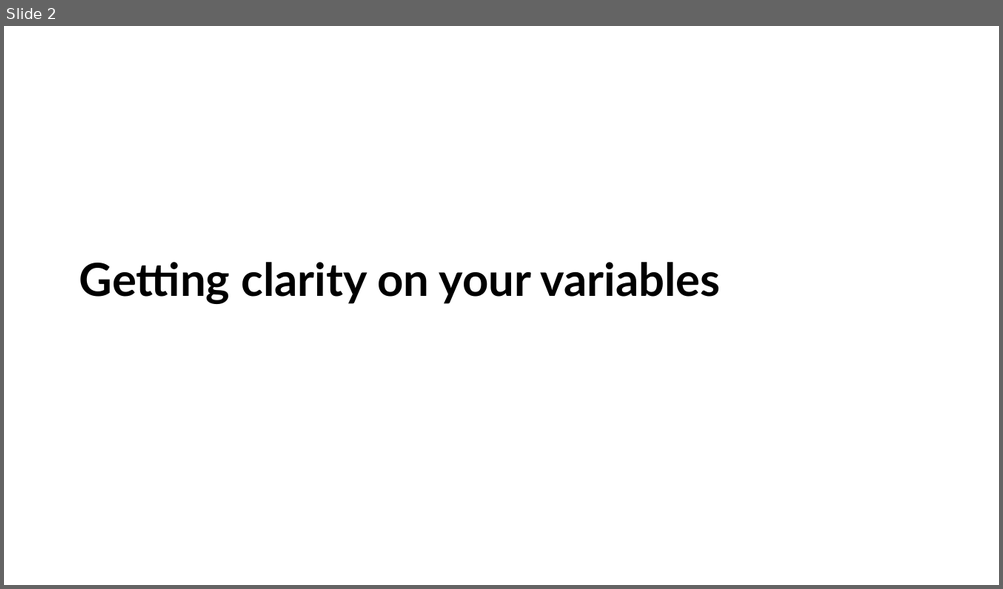
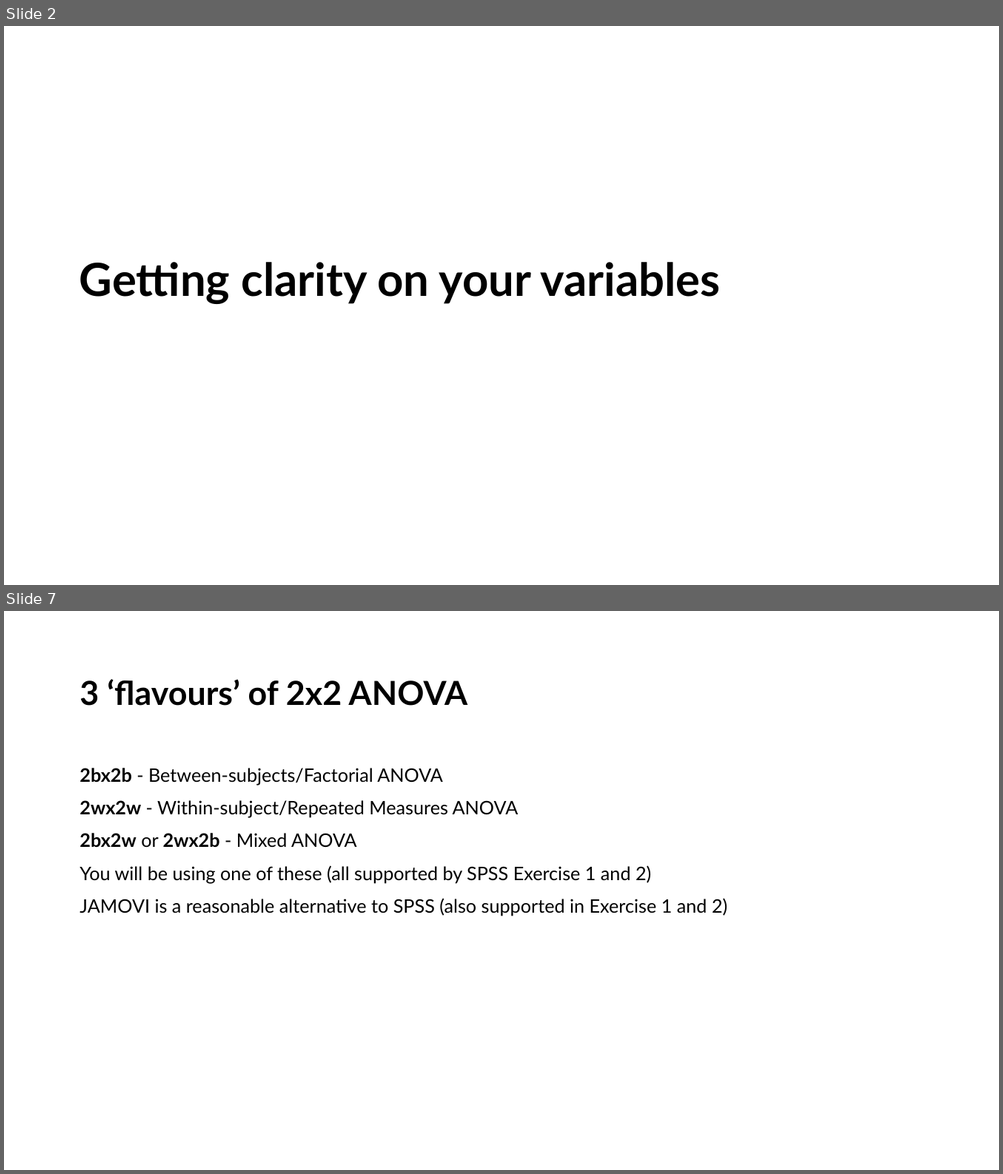
Before and after one commit to LittleMonkeyLab/PS52007Dslides, a slide deck: _site/labs/Lab04/Lab04.pptx. Shown one above the other, each under a label of ours: slide 2 before the commit, slides 2 and 7 after it; the slides between them are not shown. The pictures are 1003x589 and 1003x1174 pixels, drawn with LibreOffice and Linux fonts; fonts in the diff are those of the drawing; background and template pictures are left out. Boxes give left, top, right and bottom in pixels: in the first picture for what was removed or moved away, otherwise in the second. Text is boxed around its words. In the diff, an @@ line names an element or a change of style, - is before the commit and + after.

```diff
--- a/_site/labs/Lab04/Lab04.pptx
+++ b/_site/labs/Lab04/Lab04.pptx
@@ slide 7 added at bbox=[4, 611, 999, 1170], background #FFFFFF @@
@@ title added at bbox=[79, 679, 468, 706], 32 pt, text #000000, bold @@
+3 ‘flavours’ of 2x2 ANOVA
@@ text added at bbox=[79, 768, 727, 917], 18 pt, text #000000 @@
+2bx2b - Between-subjects/Factorial ANOVA
+2wx2w - Within-subject/Repeated Measures ANOVA
+2bx2w or 2wx2b - Mixed ANOVA
+You will be using one of these (all supported by SPSS Exercise 1 and 2)
+JAMOVI is a reasonable alternative to SPSS (also supported in Exercise 1 and 2)
```
Also in this commit, not shown: 1 slide changed, 8 other slides added, 33 other files.
